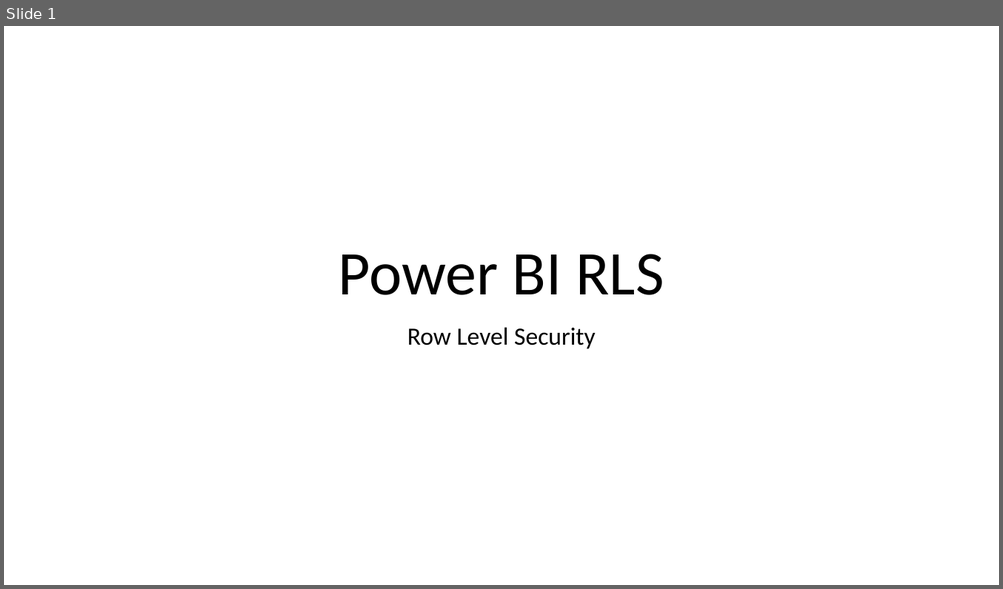
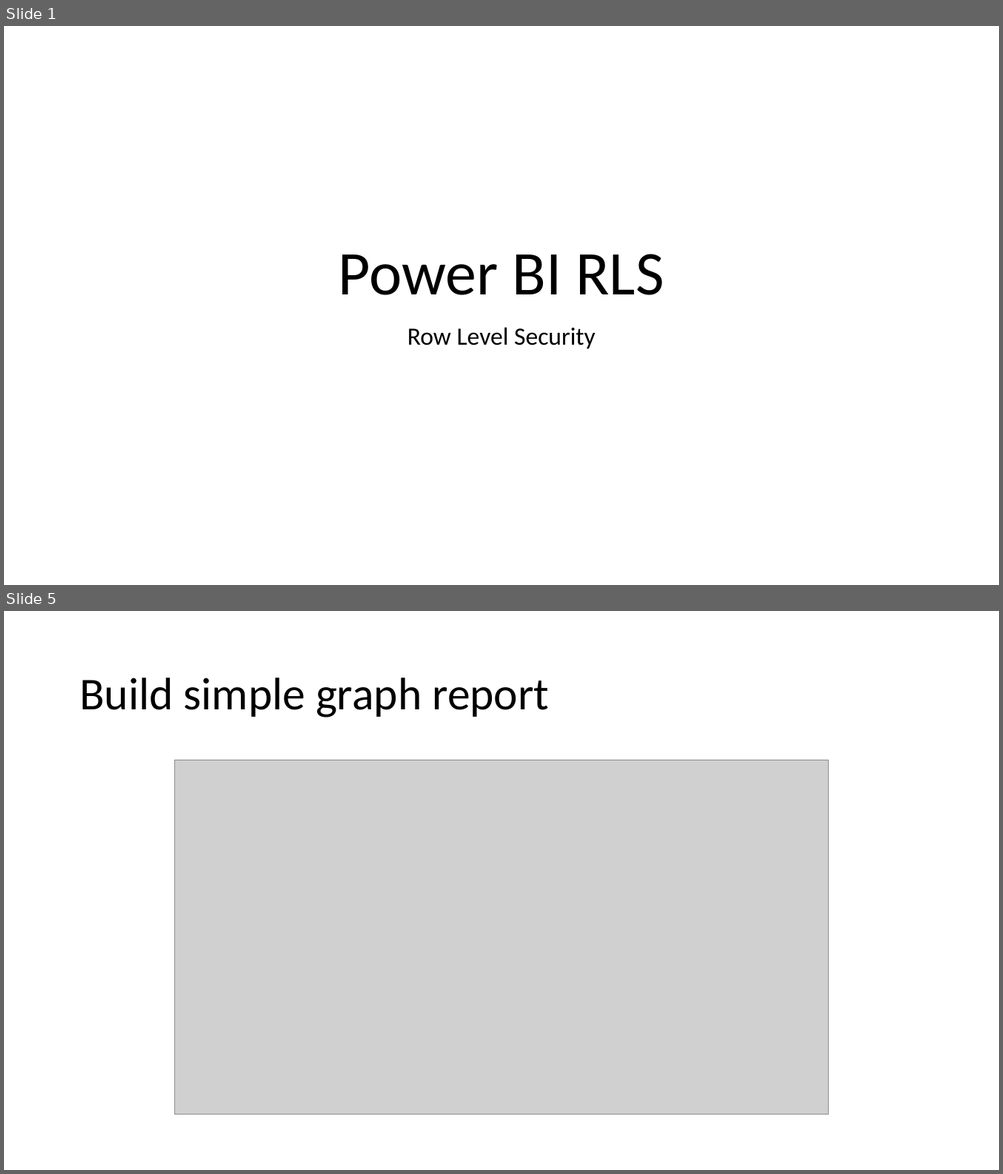
Before and after one commit to peterperov/PowerBIServer, a slide deck: Power BI Role Level Security.pptx. Shown one above the other, each under a label of ours: slide 1 before the commit, slides 1 and 5 after it; the slides between them are not shown. The pictures are 1003x589 and 1003x1174 pixels, drawn with LibreOffice and Linux fonts; fonts in the diff are those of the drawing; grey boxes stand for pictures. Boxes give left, top, right and bottom in pixels: in the first picture for what was removed or moved away, otherwise in the second. Text is boxed around its words. In the diff, an @@ line names an element or a change of style, - is before the commit and + after.

```diff
--- a/Power BI Role Level Security.pptx
+++ b/Power BI Role Level Security.pptx
@@ slide 5 added at (4, 611, 999, 1170), background #FFFFFF @@
@@ title added at (79, 678, 549, 718), 44 pt, text #000000 @@
+Build simple graph report
@@ picture added at (175, 760, 828, 1116) @@
```
Also in this commit, not shown: 1 slide changed, 14 other slides added.
